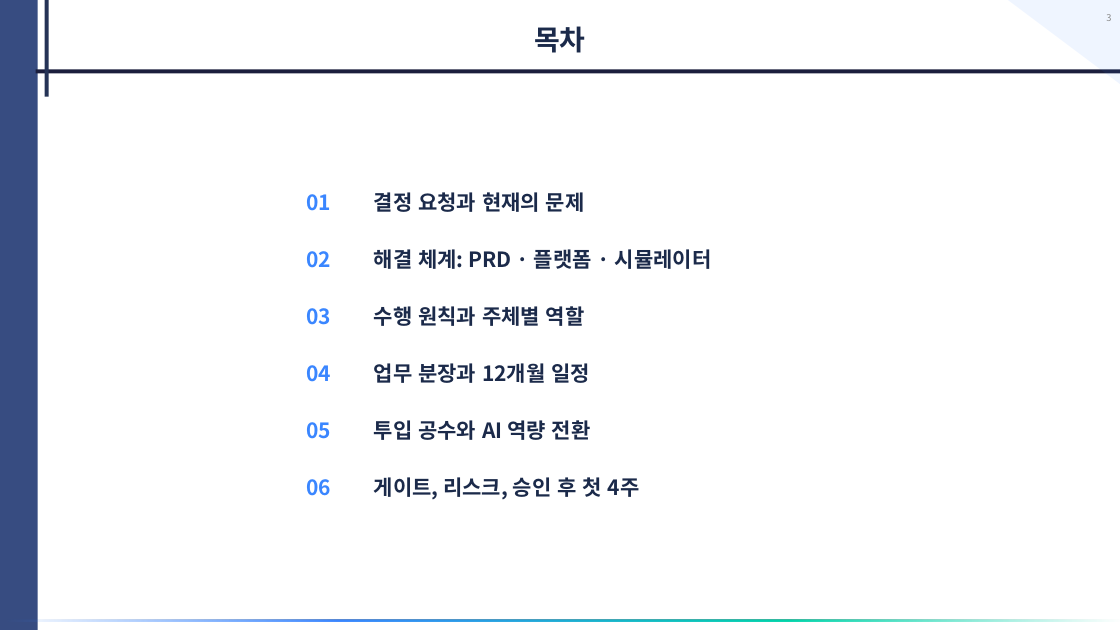
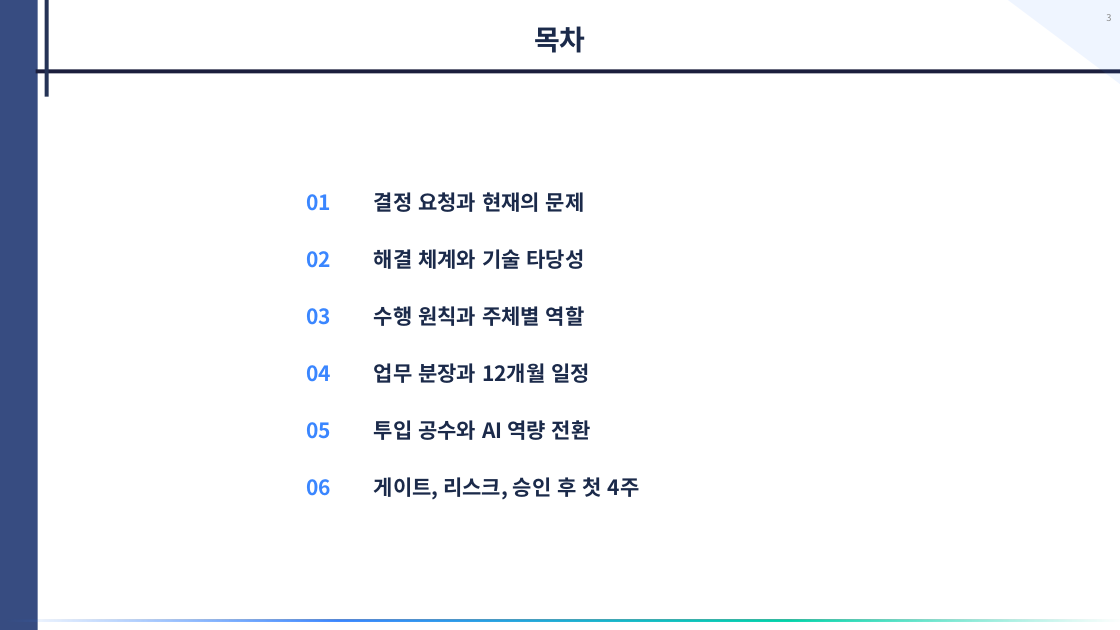
Before and after one commit to donchang07/tmb-2027, a slide deck: slide 3 of deliverables/Intekplus_AI_Upgrade_Proposal.pptx. Drawn at 1120x630 pixels with LibreOffice and Linux fonts; fonts in the diff are those of the drawing. Boxes give left, top, right and bottom in pixels: in the first picture for what was removed or moved away, otherwise in the second. Text is boxed around its words. In the diff, an @@ line names an element or a change of style, - is before the commit and + after.

```diff
--- a/deliverables/Intekplus_AI_Upgrade_Proposal.pptx
+++ b/deliverables/Intekplus_AI_Upgrade_Proposal.pptx
@@ text at (374, 249, 585, 269): text changed @@
-해결 체계: PRD · 플랫폼 · 시뮬레이터
+해결 체계와 기술 타당성
```
Also in this commit, not shown: 2 other slides changed, 2 slides added, 1 other file.
